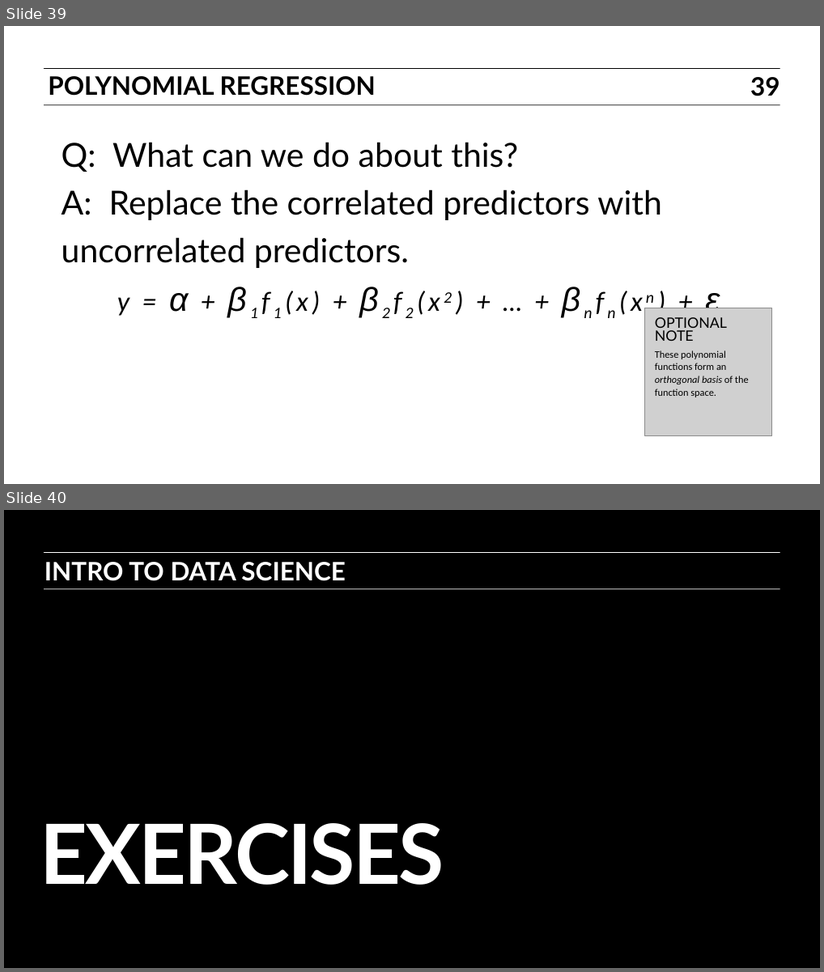
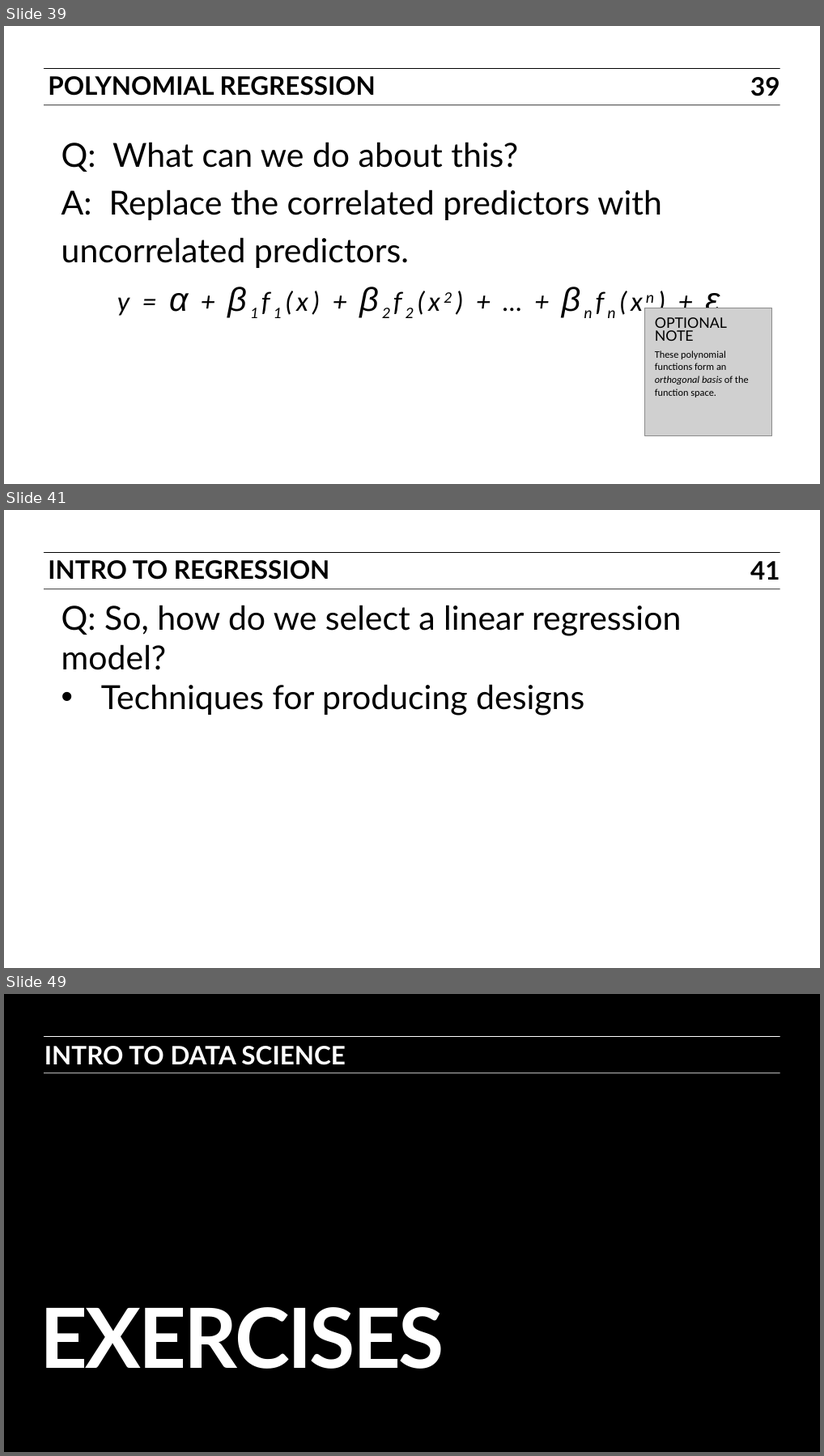
Before and after one commit to ajschumacher/gadsdc, a slide deck: 07-linear/slides.pptx. Shown one above the other, each under a label of ours: slides 39 and 40 before the commit, slides 39, 41 and 49 after it; the slides between them are not shown. The pictures are 824x972 and 824x1456 pixels, drawn with LibreOffice and Linux fonts; fonts in the diff are those of the drawing; grey boxes stand for pictures. Boxes give left, top, right and bottom in pixels: in the first picture for what was removed or moved away, otherwise in the second. Text is boxed around its words. In the diff, an @@ line names an element or a change of style, - is before the commit and + after.

Commit message:
add some on model selection

```diff
--- a/07-linear/slides.pptx
+++ b/07-linear/slides.pptx
@@ slide 41 added at <box>4,510,820,968</box>, background #FFFFFF; not listed: 2 template elements that a slide beside it also shows @@
@@ text added at <box>48,560,330,580</box>, 23 pt, text #000000, bold @@
+INTRO TO REGRESSION
@@ page number added at <box>751,561,780,580</box>, 23 pt, text #000000, bold @@
+41
@@ text added at <box>62,605,681,716</box>, 30 pt, text #000000 @@
+Q: So, how do we select a linear regression model?
+• Techniques for producing designs
@@ what was slide 40 is now slide 49 @@
```
Also in this commit, not shown: 8 other slides added, 1 other file.
